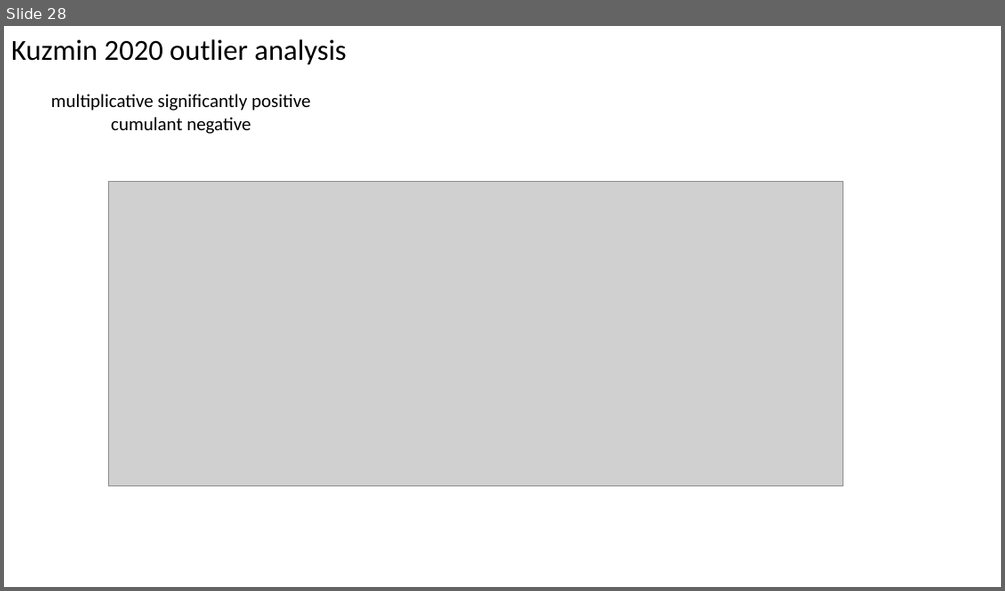
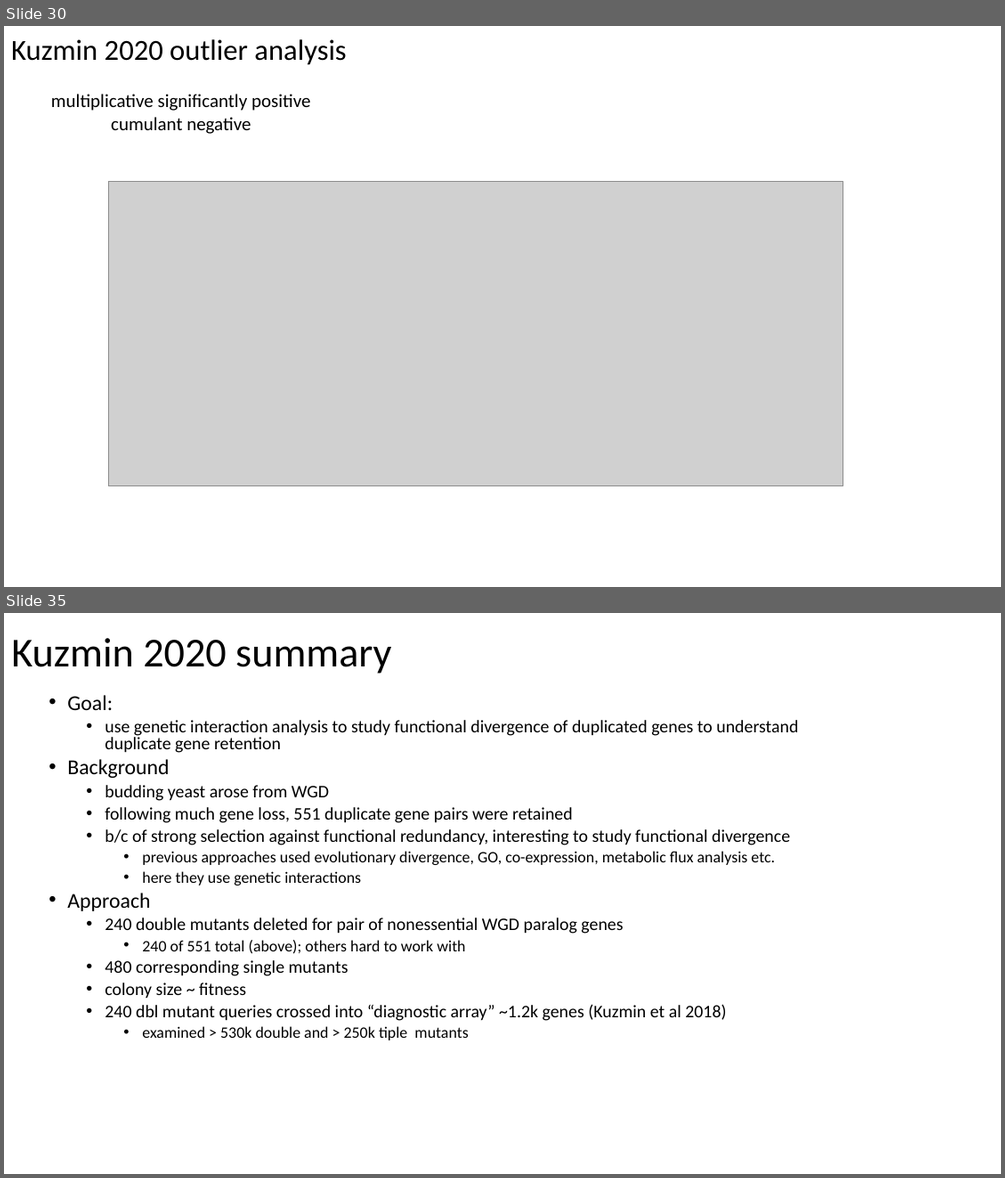
Before and after one commit to brian-arnold/epistasis_reanalysis, a slide deck: yeast_screens/yeast_screens_epistasis_summary.pptx. Shown one above the other, each under a label of ours: slide 28 before the commit, slides 30 and 35 after it; the slides between them are not shown. The pictures are 1005x591 and 1005x1178 pixels, drawn with LibreOffice and Linux fonts; fonts in the diff are those of the drawing; grey boxes stand for pictures. Boxes give left, top, right and bottom in pixels: in the first picture for what was removed or moved away, otherwise in the second. Text is boxed around its words. In the diff, an @@ line names an element or a change of style, - is before the commit and + after.

```diff
--- a/yeast_screens/yeast_screens_epistasis_summary.pptx
+++ b/yeast_screens/yeast_screens_epistasis_summary.pptx
@@ slide 35 added at (x1=4, y1=613, x2=1001, y2=1174), background #FFFFFF @@
@@ title added at (x1=11, y1=638, x2=391, y2=674), 39.6 pt, text #000000 @@
+Kuzmin 2020 summary
@@ text added at (x1=67, y1=695, x2=798, y2=1040), 17 pt, text #000000 @@
+  • Goal:
+    • use genetic interaction analysis to study functional divergence of duplicated genes to understand duplicate gene retention
+  • Background
+    • budding yeast arose from WGD
+    • following much gene loss, 551 duplicate gene pairs were retained
+    • b/c of strong selection against functional redundancy, interesting to study functional divergence
+      • previous approaches used evolutionary divergence, GO, co-expression, metabolic flux analysis etc.
+      • here they use genetic interactions
+  • Approach
+    • 240 double mutants deleted for pair of nonessential WGD paralog genes
+      • 240 of 551 total (above); others hard to work with
+    • 480 corresponding single mutants
+    • colony size ~ fitness
+    • 240 dbl mutant queries crossed into “diagnostic array” ~1.2k genes (Kuzmin et al 2018)
+      • examined > 530k double and > 250k tiple mutants
@@ what was slide 28 is now slide 30 @@
```
Also in this commit, not shown: 1 slide changed, 9 other slides added, 1 slide removed, 8 other files.
